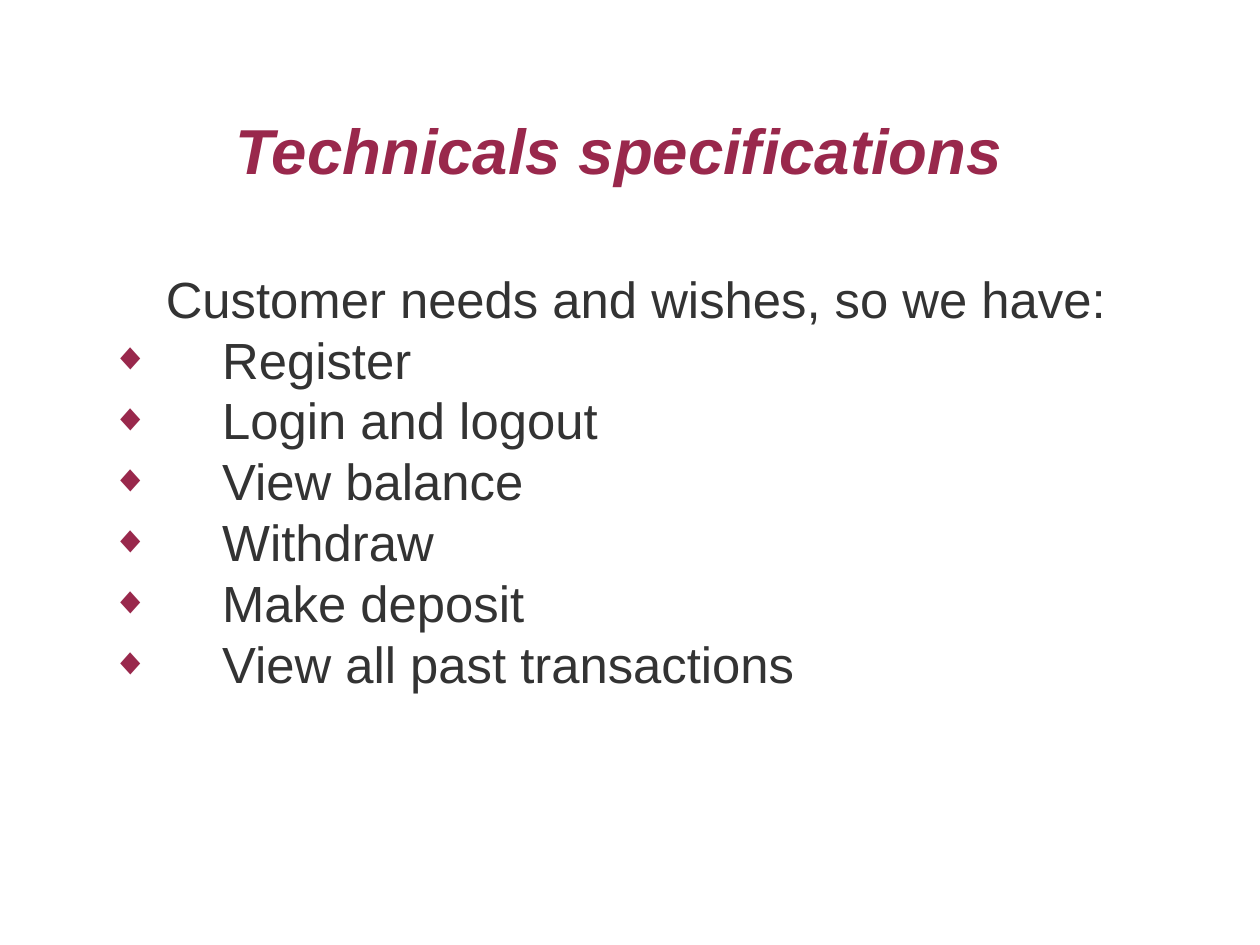
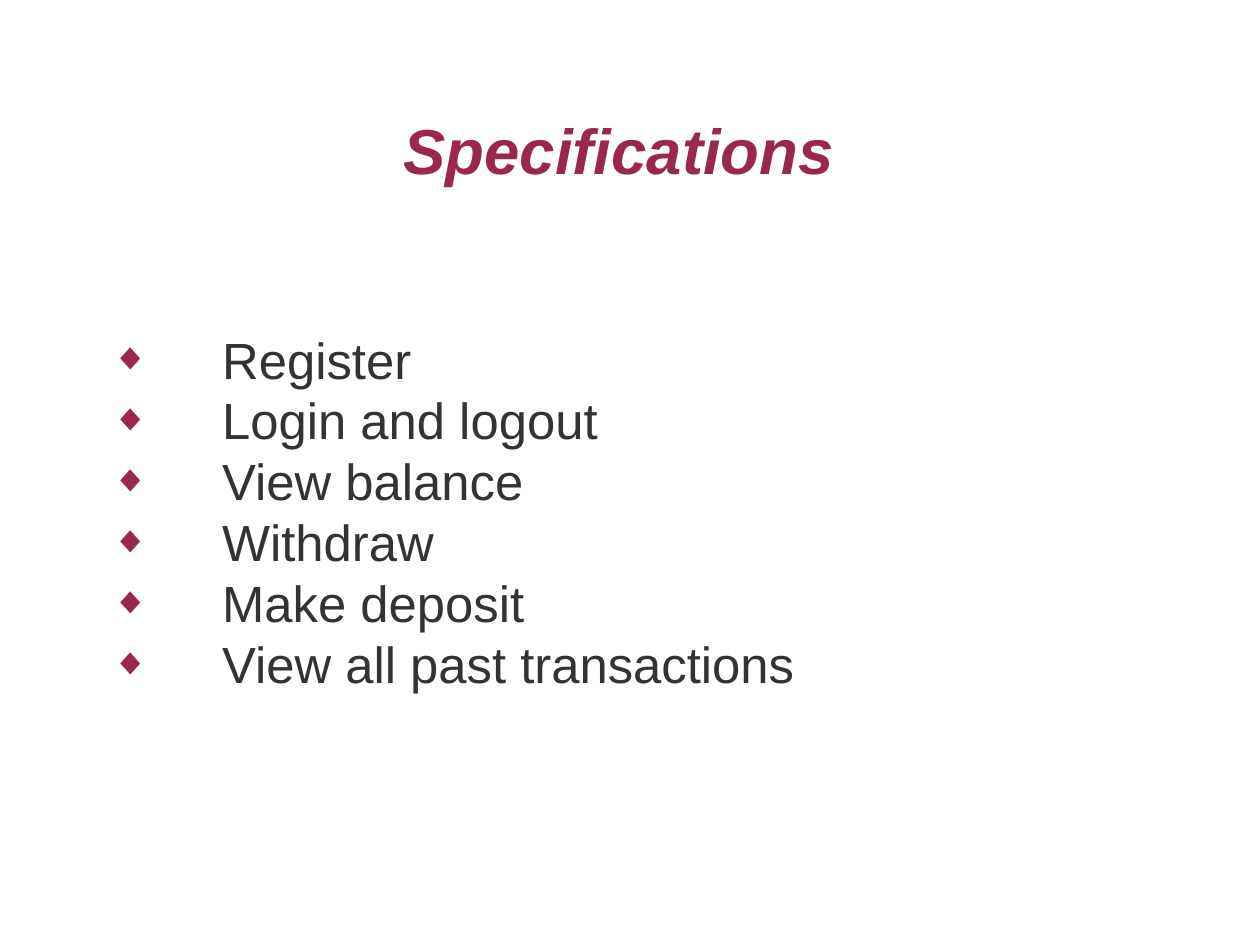
Before and after one commit to 1907cloudgcp/project-0-blappa, a slide deck: slide 2 of Presentation.odp. Drawn at 1260x945 pixels with LibreOffice and Linux fonts; fonts in the diff are those of the drawing. Boxes give left, top, right and bottom in pixels: in the first picture for what was removed or moved away, otherwise in the second. Text is boxed around its words. In the diff, an @@ line names an element or a change of style, - is before the commit and + after.

```diff
--- a/Presentation.odp
+++ b/Presentation.odp
@@ title at bbox=[404, 128, 834, 186]: text changed @@
-Technicals specifications
+Specifications
@@ text at bbox=[166, 281, 1105, 325]: paragraph removed @@
-Customer needs and wishes, so we have:
```
Also in this commit, not shown: 2 other slides changed, 19 other files.
